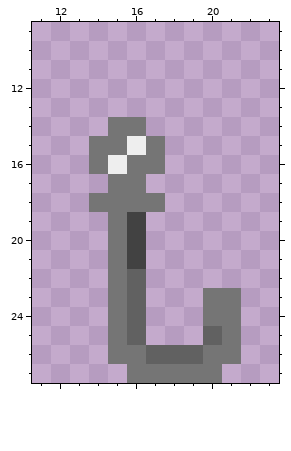
A pixel-art file gets an edit: assets/scenes/level/hook/hook.aseprite. Above is the file before it was changed.
32x28 pixels, 1 frame. Shown: x 11..23, y 9..27.
After the commit:
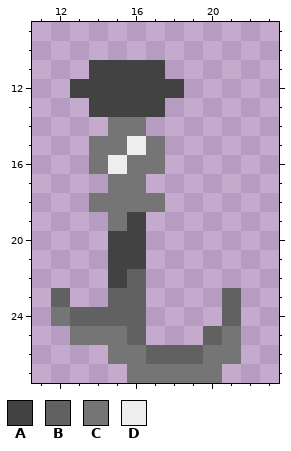
Palette (. is transparent): A #424242  B #616161  C #757575  D #eeeeee
Commit: Create more Line and Hook Items
Change:
layer "FishingHook" now hidden
layer "SharpHook" added
y 11: x 14..17 .... -> AAAA
y 12: x 13..18 ...... -> AAAAAA
y 13: x 14..17 .... -> AAAA
y 20..22: x 15 C -> A
y 23: x 12 . -> B; x 15 C -> B; x 20..21 CC -> .B
y 24: x 12..15 ...C -> CBBB; x 20..21 CC -> .B
y 25: x 13..14 .. -> CC
Pixel boxes of the changes (left, top, right, bottom) in both pictures:
added: (70, 60, 184, 117)
changed: (51, 231, 127, 345)
changed: (203, 288, 241, 326)
